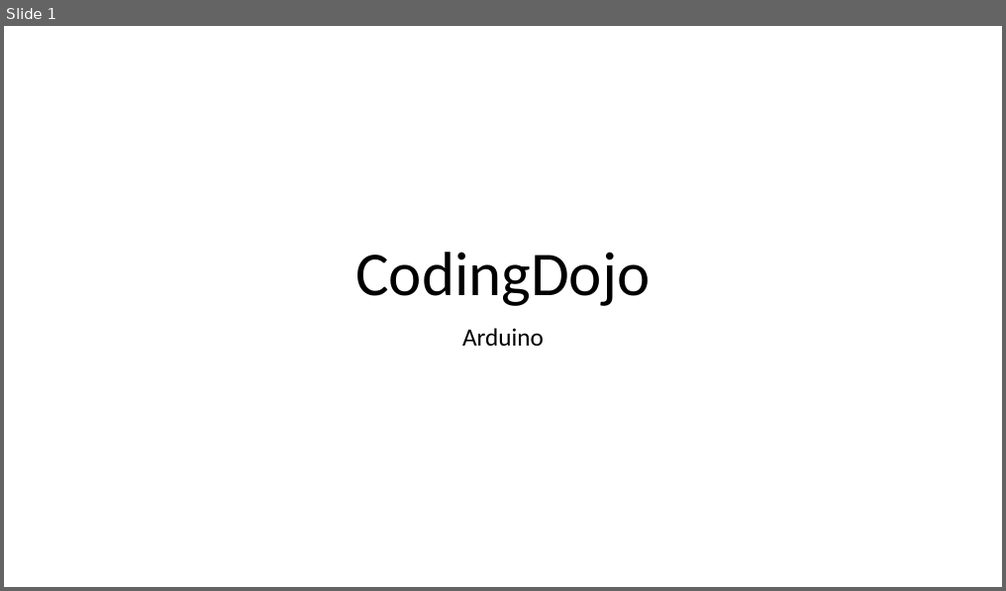
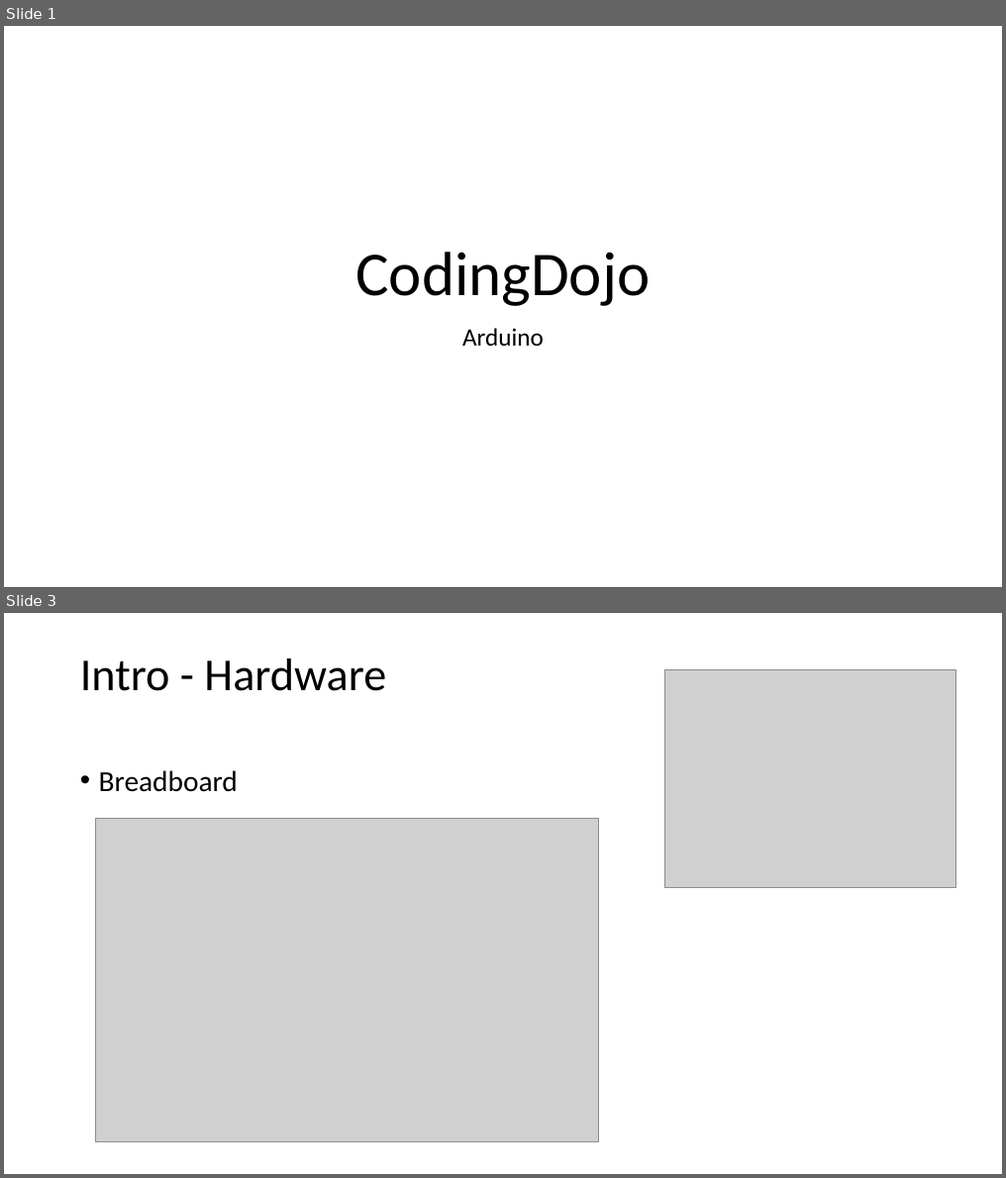
Before and after one commit to geobarteam/codingdojo, a slide deck: Arduino/CodingDojo.odp. Shown one above the other, each under a label of ours: slide 1 before the commit, slides 1 and 3 after it; the slides between them are not shown. The pictures are 1006x591 and 1006x1178 pixels, drawn with LibreOffice and Linux fonts; fonts in the diff are those of the drawing; grey boxes stand for pictures. Boxes give left, top, right and bottom in pixels: in the first picture for what was removed or moved away, otherwise in the second. Text is boxed around its words. In the diff, an @@ line names an element or a change of style, - is before the commit and + after.

Commit message:
add intro to ppt

```diff
--- a/Arduino/CodingDojo.odp
+++ b/Arduino/CodingDojo.odp
@@ slide 3 added at box(4, 613, 1002, 1174), background #FFFFFF @@
@@ title added at box(80, 659, 386, 691), 44 pt, text #000000 @@
+Intro - Hardware
@@ picture added at box(665, 669, 955, 888) @@
@@ text added at box(99, 770, 238, 792), 28 pt, text #000000 @@
+• Breadboard
@@ picture added at box(96, 818, 599, 1143) @@
```
Also in this commit, not shown: 5 slides changed, 4 other slides added, 1 slide removed, 1 other file.
